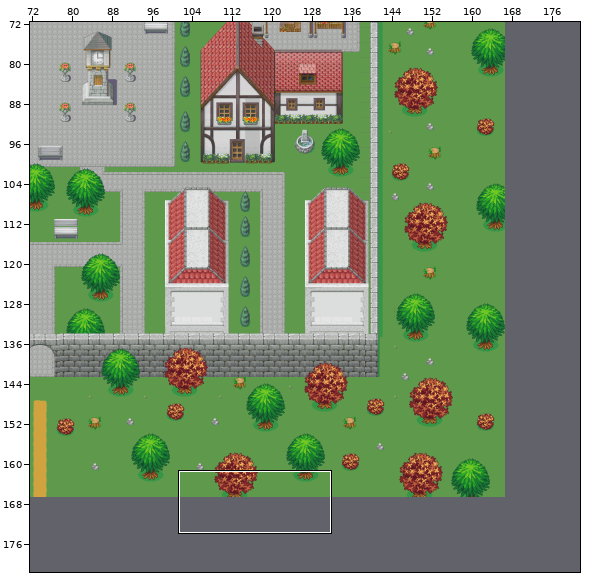
An edit to a level. Tiled map, Content/tiledmaps/chapter_2/map_2.tmx. The picture above shows the old version from afar; the outline marks the close-up.
Close-up. Before:
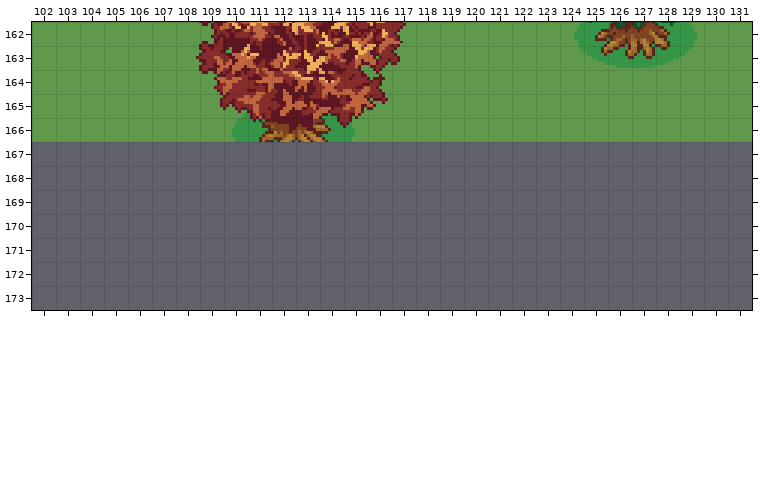
Cells are 32x32 px. Shown: x 102..131, y 162..173. The commit also changed other parts of the map, which this record leaves out. The old version is drawn lined up with the new one. Not drawn, because the pictures are missing: unchanged layer "Block".
Now the later version:
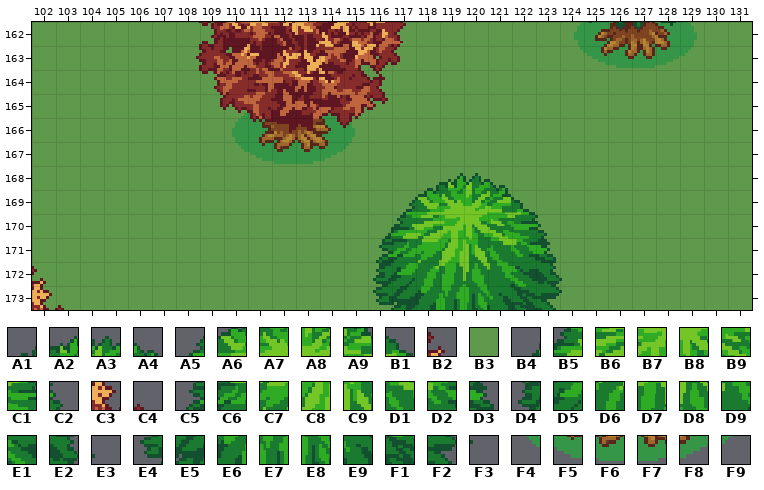
Key: from "TS2": A1 23, A2 24, A3 25, A4 26, A5 114, A6 115, A7 116, A8 117, A9 118, B1 119, B2 130, B3 186, B4 205, B5 206, B6 207, B7 208, B8 209, B9 210, C1 211, C2 212, C3 222, C4 223, C5 297, C6 298, C7 299, C8 300, C9 301, D1 302, D2 303, D3 304, D4 389, D5 390, D6 391, D7 392, D8 393, D9 394, E1 395, E2 396, E3 397, E4 481, E5 482, E6 483, E7 484, E8 485, E9 486, F1 487, F2 488, F3 489, F4 860, F5 861, F6 862, F7 863, F8 864, F9 865.
__ is an empty cell.
The edit:
map size 152x152 -> 182x182 cells (old content now starts at 15,15; both pictures use the new coordinates)
Layer "Tile Layer 1":
The edit adds tile B3 in rows 167 to 168 at x 102 to 131; in row 169 at x 102 to 118 and 121 to 131; in row 170 at x 102 to 117 and 122 to 131; in rows 171 to 172 at x 102 to 116 and 123 to 131; in row 173 at x 102 to 117 and 123 to 131.
Layer "Tile Layer 10":
The edit adds tile A1 in row 168 at x 118.
The edit adds tile A2 in row 168 at x 119.
The edit adds tile A3 in row 168 at x 120.
The edit adds tile A4 in row 168 at x 121.
The edit adds tile A5 in row 169 at x 117.
The edit adds tile A6 in row 169 at x 118.
The edit adds tile A7 in row 169 at x 119.
The edit adds tile A8 in row 169 at x 120.
The edit adds tile A9 in row 169 at x 121.
The edit adds tile B1 in row 169 at x 122.
The edit adds tile B4 in row 170 at x 116.
The edit adds tile B5 in row 170 at x 117.
The edit adds tile B6 in row 170 at x 118.
The edit adds tile B7 in row 170 at x 119.
The edit adds tile B8 in row 170 at x 120.
The edit adds tile B9 in row 170 at x 121.
The edit adds tile C1 in row 170 at x 122.
The edit adds tile C2 in row 170 at x 123.
The edit adds tile C5 in row 171 at x 116.
The edit adds tile C6 in row 171 at x 117.
The edit adds tile C7 in row 171 at x 118.
The edit adds tile C8 in row 171 at x 119.
The edit adds tile C9 in row 171 at x 120.
The edit adds tile D1 in row 171 at x 121.
The edit adds tile D2 in row 171 at x 122.
The edit adds tile D3 in row 171 at x 123.
The edit adds tile D4 in row 172 at x 116.
The edit adds tile D5 in row 172 at x 117.
The edit adds tile D6 in row 172 at x 118.
The edit adds tile D7 in row 172 at x 119.
The edit adds tile D8 in row 172 at x 120.
The edit adds tile D9 in row 172 at x 121.
The edit adds tile E1 in row 172 at x 122.
The edit adds tile E2 in row 172 at x 123.
The edit adds tile E3 in row 172 at x 124.
The edit adds tile E4 in row 173 at x 116.
The edit adds tile E5 in row 173 at x 117.
The edit adds tile E6 in row 173 at x 118.
The edit adds tile E7 in row 173 at x 119.
The edit adds tile E8 in row 173 at x 120.
The edit adds tile E9 in row 173 at x 121.
The edit adds tile F1 in row 173 at x 122.
The edit adds tile F2 in row 173 at x 123.
The edit adds tile F3 in row 173 at x 124.
Layer "Tile Layer 11":
The edit adds tile B2 in row 172 at x 102.
The edit adds tile C3 in row 173 at x 102.
The edit adds tile C4 in row 173 at x 103.
The edit adds tile F4 in row 167 at x 110.
The edit adds tile F5 in row 167 at x 111.
The edit adds tile F6 in row 167 at x 112.
The edit adds tile F7 in row 167 at x 113.
The edit adds tile F8 in row 167 at x 114.
The edit adds tile F9 in row 167 at x 115.
Pixel boxes of the changes (left, top, right, bottom) in both close-ups:
added: (32, 142, 752, 310)
